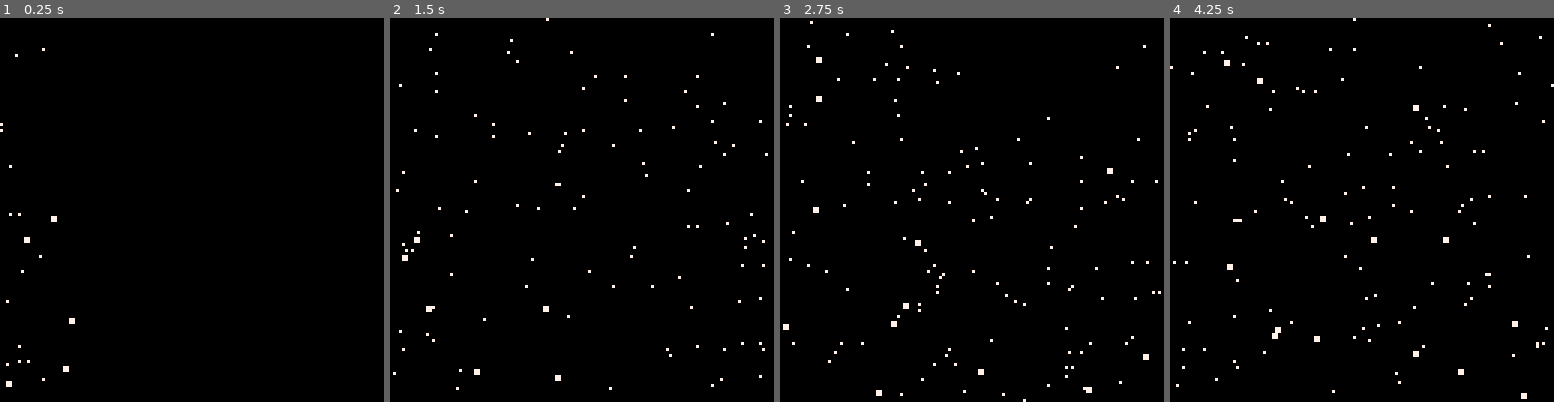
Above: before the commit, frames 1-4 (left to right).
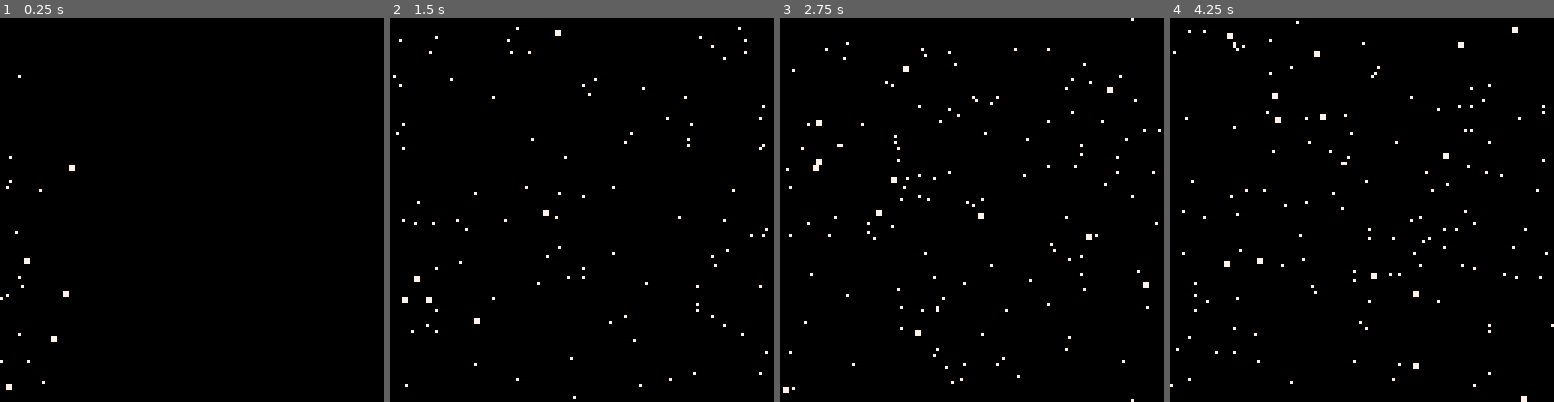
Above: after the commit, the same moments.

Repository: JavierGoOr/pico8
Game: PICO-8 cartridge snow.p8
The game is run twice, just before and just after one commit, with the same random seed, the same clock (stepped at 60 frames per second) and the same inputs.
Inputs:
- Up to frame 1 (0.25 s): no input
- Up to frame 2 (1.5 s): no input
- Up to frame 3 (2.75 s): no input
- Up to frame 4 (4.25 s): no input

The runs differ from the first frame. In frame 1, 0.4% of the frame differs, in the area x 0-20%, y 7-97%; in frame 2, 1.5%; in frame 3, 2.0%; in frame 4, 2.1%, in the area x 0-100%, y 0-100%.

Commit message:
Correction: gravitational acceleration, random y for snow

Diff:
--- a/rain.p8
+++ b/rain.p8
@@ -27,14 +27,14 @@
 	drop.x = rnd(128)
 	drop.y = initial_y()
 	drop.z = rnd(20)
-	drop.len=4+drop.z/4
+	drop.len = 4+drop.z/4
 	drop.yspeed=yspeed_from(drop.z)
 	return drop
 end
 
 function fall_drop(d)
-	d.y+=d.yspeed
-	d.yspeed+=0.05
+	d.y += d.yspeed
+	d.yspeed += 0.098
 	if(d.y > 128) then
 		d.y=initial_y()
 		d.yspeed=yspeed_from(d.z)
--- a/snow.p8
+++ b/snow.p8
@@ -23,13 +23,13 @@
 
 function create_flake()
 	local flake = {}
-	flake.x = give_init_x()
+	flake.x = give_base_x()
+	flake.base_y = give_base_y()
 	flake.y = 0
 	flake.z = rnd(20)
 	flake.freq = 150-6*flake.z
 	flake.amp = 20-9*flake.z/10
 	flake.speed = 1+flake.z/4
-	flake.base_y = rnd(128)
 	return flake
 end
 
@@ -49,14 +49,19 @@
 	end
 end
 
-function give_init_x()
+function give_base_x()
 	return rnd(100)-120
+end
+
+function give_base_y()
+	return rnd(128)
 end
 
 function move_flake(f)
 	f.x += f.speed
 	if(f.x > 128) then
-		f.x = give_init_x()
+		f.x = give_base_x()
+		f.base_y = give_base_y()
 	end
 	f.y = harmonic(f.x, f.freq, f.amp)+f.base_y
 end
